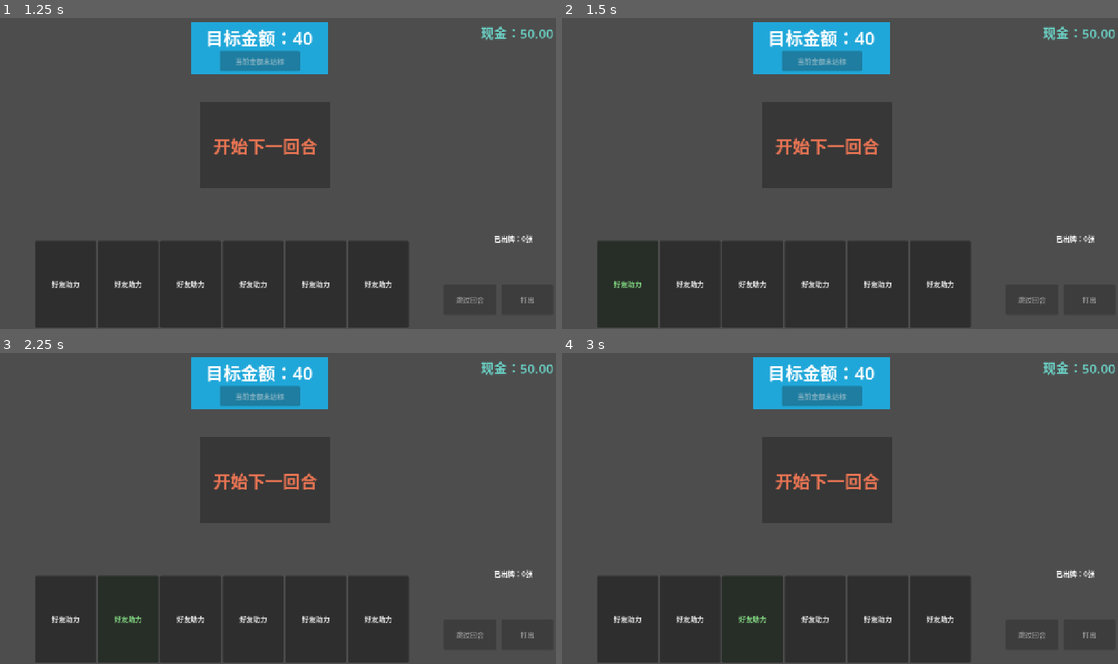
Above: before the commit, frames 1-4 (two rows, left to right).
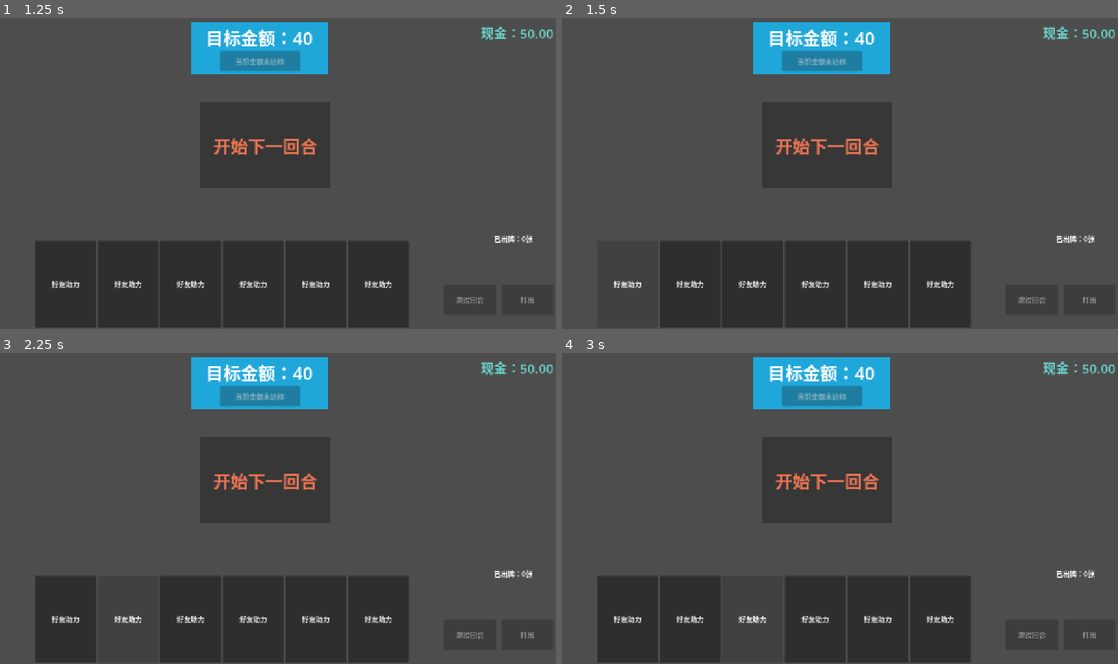
Above: after the commit, the same moments.

Repository: Psi-Dean/ProjectCutOff
Game: Godot game, scene res://scenes/main.tscn
Two runs of this game, one before a commit and one after it. Both use one fixed random seed, a clock stepped at 60 frames per second and the inputs below.
Inputs:
- Up to frame 1 (1.25 s): click "跳过回合" at 0.5 s
- Up to frame 2 (1.5 s): click "好友助力" at 1.25 s
- Up to frame 3 (2.25 s): click "好友助力" at 2 s
- Up to frame 4 (3 s): click "好友助力" at 2.75 s

Frame 1 is identical in both runs. In frame 2, 3.0% of the frame differs, in the area x 6-18%, y 71-100%; in frame 3, 3.0%; in frame 4, 3.0%, in the area x 28-40%, y 71-100%.

Commit message:
# 重构update_play_state状态判定逻辑 # 新增card_template卡牌场景，用于后期卡牌交互功能拓展

Diff:
--- a/scenes/main.tscn
+++ b/scenes/main.tscn
@@ -19,6 +19,8 @@
 
 [sub_resource type="StyleBoxFlat" id="StyleBoxFlat_tefeu"]
 bg_color = Color(0.9587242, 0.24030617, 0.12652683, 1)
+
+[sub_resource type="StyleBoxFlat" id="StyleBoxFlat_o6xl0"]
 
 [node name="Main" type="Node2D" unique_id=1718215227]
 
@@ -85,15 +87,6 @@
 offset_right = 1142.0
 offset_bottom = 688.0
 text = "跳过回合"
-
-[node name="DrawCardButton" type="Button" parent="UI" unique_id=348189936]
-visible = false
-layout_mode = 0
-offset_left = 1147.0
-offset_top = 97.0
-offset_right = 1267.0
-offset_bottom = 167.0
-text = "抽牌"
 
 [node name="HandArea" type="HBoxContainer" parent="UI" unique_id=1486291893]
 layout_mode = 1
@@ -174,11 +167,21 @@
 theme_override_styles/normal = SubResource("StyleBoxFlat_tefeu")
 text = "是"
 
+[node name="GameOverLabel" type="Label" parent="." unique_id=1159921741]
+visible = false
+offset_right = 1280.0
+offset_bottom = 719.0
+mouse_filter = 0
+theme_override_font_sizes/font_size = 60
+theme_override_styles/normal = SubResource("StyleBoxFlat_o6xl0")
+text = "游戏胜利"
+horizontal_alignment = 1
+vertical_alignment = 1
+
 [node name="GameManager" type="Node" parent="." unique_id=407209934]
 script = ExtResource("1_o5qli")
 
 [connection signal="pressed" from="UI/PlayCardButton" to="GameManager" method="_on_play_card_button_pressed"]
 [connection signal="pressed" from="UI/SkipButton" to="GameManager" method="_on_skip_button_pressed"]
-[connection signal="pressed" from="UI/DrawCardButton" to="GameManager" method="_on_draw_card_button_pressed"]
 [connection signal="pressed" from="UI/NextRoundButton" to="GameManager" method="_on_next_round_pressed"]
 [connection signal="pressed" from="UI/PayPanel/PayConfirm" to="GameManager" method="_on_pay_confirm_pressed"]
--- a/scripts/game_manager.gd
+++ b/scripts/game_manager.gd
@@ -1,7 +1,6 @@
 extends Node
 @onready var price_label: Label = $"../UI/PriceLabel"
 @onready var play_card_button: Button = $"../UI/PlayCardButton"
-@onready var draw_card_button: Button = $"../UI/DrawCardButton"
 @onready var hand_area: Control = $"../UI/HandArea"
 @onready var random_cut_value: Label = $"../UI/RandomCutValue"
 @onready var play_times: Label = $"../UI/PlayTimes"
@@ -11,6 +10,7 @@
 @onready var pay_panel: Panel = $"../UI/PayPanel"
 @onready var pay_confirm: Button = $"../UI/PayPanel/PayConfirm"
 @onready var pay_text: Label = $"../UI/PayPanel/PayText"
+@onready var game_over_label: Label = $"../GameOverLabel"
 
 const CardsData = preload("res://scripts/cards_data.gd")
 var play_state = GameState.PlayState.PLAYER_TURN
@@ -32,6 +32,7 @@
 var is_payable:bool = false
 var is_paid:bool = false
 
+
 func _ready() -> void:
 	setup_cards()
 	check_end_turn()
@@ -79,6 +80,8 @@
 
  # 预留函数，用于传入玩家选择卡牌的数组下标
 func select_card(index):
+	if (play_state != GameState.PlayState.PLAYER_TURN):
+		return
 	if (index < 0 or index >= player_cards.size()):
 		return
 	if (index == selected_card_index):
@@ -89,34 +92,49 @@
 	update_play_state()
 
 func update_play_state():
-	if (play_state == GameState.PlayState.GAME_OVER):
-		play_card_button.disabled = true
-	elif (play_state == GameState.PlayState.ROUND_END):
-		play_card_button.disabled = true
-	elif (player_cards.size() == 0):
-		play_card_button.disabled = true
-	elif (selected_card_index < 0 or selected_card_index >= player_cards.size()):
-		play_card_button.disabled = true
-	else:
-		play_card_button.disabled = false
-	if (play_state == GameState.PlayState.ROUND_END):
-		next_round_button.visible = true
-	else:
-		next_round_button.visible = false
-	if(play_state == GameState.PlayState.PLAYER_TURN):
-		skip_button.disabled = false
-	else:
-		skip_button.disabled = true
-	if(is_payable && play_state == GameState.PlayState.PLAYER_TURN):
-		pay_confirm.disabled = false
-		update_pay_confirm_text()
-	else:
-		pay_confirm.disabled = true
-		update_pay_confirm_text()
-	if (is_paid):
-		pay_panel.visible = false
-	else:
-		pay_panel.visible = true
+	#if (play_state == GameState.PlayState.GAME_OVER):
+		#play_card_button.disabled = true
+	#elif (play_state == GameState.PlayState.ROUND_END):
+		#play_card_button.disabled = true
+	#elif (!can_play_card):
+		#play_card_button.disabled = true
+	#elif (player_cards.size() == 0):
+		#play_card_button.disabled = true
+	#elif (selected_card_index < 0 or selected_card_index >= player_cards.size()):
+		#play_card_button.disabled = true
+	#else:
+		#play_card_button.disabled = false
+	# 这行判断通过引入中间变量和游戏状态的判定，收敛上面的if else
+	# 定义判断打出卡牌按钮是否可按的中间变量
+	var has_cards:bool = player_cards.size() > 0
+	var has_valid_selection:bool = selected_card_index >= 0 and selected_card_index < player_cards.size()
+	var can_play_card:bool = play_state == GameState.PlayState.PLAYER_TURN and has_cards and has_valid_selection
+	var can_skip:bool = play_state == GameState.PlayState.PLAYER_TURN
+	var show_next_round:bool = play_state == GameState.PlayState.ROUND_END
+	var can_pay:bool = is_payable and play_state != GameState.PlayState.GAME_OVER
+	play_card_button.disabled = !can_play_card
+	#if(play_state == GameState.PlayState.PLAYER_TURN):
+		#skip_button.disabled = false
+	#else:
+		#skip_button.disabled = true
+	skip_button.disabled = !can_skip
+	#if (play_state == GameState.PlayState.ROUND_END):
+		#next_round_button.visible = true
+	#else:
+		#next_round_button.visible = false
+	next_round_button.visible = show_next_round
+	#if(is_payable && play_state == GameState.PlayState.PLAYER_TURN):
+		#pay_confirm.disabled = false
+	#else:
+		#pay_confirm.disabled = true
+	pay_confirm.disabled = !can_pay
+	#if (is_paid):
+		#pay_panel.visible = false
+	#else:
+		#pay_panel.visible = true
+	pay_panel.visible = !is_paid and play_state != GameState.PlayState.GAME_OVER
+	game_over_label.visible = play_state == GameState.PlayState.GAME_OVER
+	update_pay_confirm_text()
 
 func play_card():
 	if (play_state == GameState.PlayState.GAME_OVER):
@@ -189,6 +207,8 @@
 		]
 
 func check_end_turn():
+	if (play_state == GameState.PlayState.GAME_OVER):
+		return
 	if (move_count >= move_limit):
 		play_state = GameState.PlayState.ROUND_END
 		print("回合已结束！")
@@ -223,11 +243,9 @@
 
 func check_player_money():
 	# 判断是否游戏结束、回合结束、现金是否满足
-	if (play_state == GameState.PlayState.PLAYER_TURN):
-		if(current_price <= goal_price && current_price <= current_money):
-			is_payable = true
-		else:
-			is_payable = false
+	is_payable = false
+	if(current_price <= goal_price && current_price <= current_money):
+		is_payable = true
 
 func _on_next_round_pressed() -> void:
 	start_next_round()
@@ -238,9 +256,11 @@
 
 
 func _on_skip_button_pressed() -> void:
+	selected_card_index = -1
 	if(play_state == GameState.PlayState.PLAYER_TURN):
 		play_state = GameState.PlayState.ROUND_END
 		update_play_state()
+		update_cards_display()
 
 func update_pay_confirm_text():
 	if(is_payable):
@@ -249,6 +269,7 @@
 		pay_confirm.text = "%s" % ["当前金额未达标"]
 
 func _on_pay_confirm_pressed() -> void:
+	selected_card_index = -1
 	current_money -= current_price
 	is_paid = true
 	check_game_result()
